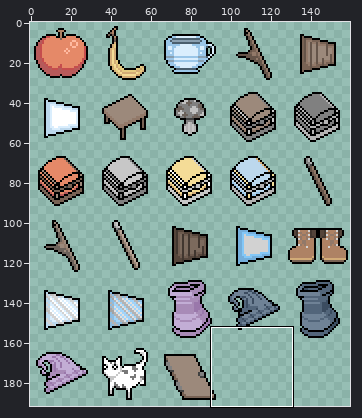
One commit to this sprite sheet: Game1/Content/img/icons_32.png. The first picture is a wide view before the edit; the outline marks the close-up.
Close-up. The starting point:
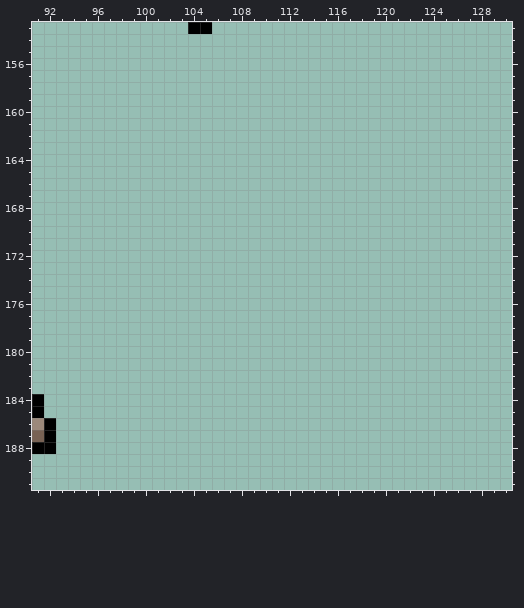
The file is 160x192 pixels. Colours within 5 levels of each other are drawn and written as one. Shown: x 91..130, y 153..191.
The result:
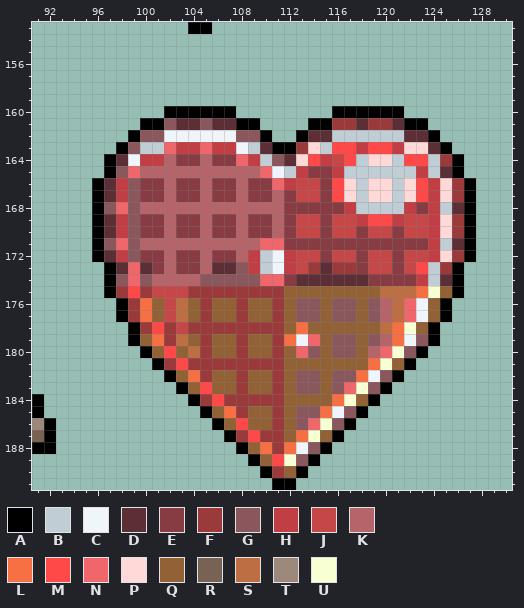
Palette (. is transparent): A #000000  B #c1cdd4  C #eff5fa  D #5c2f36  E #873c43  F #9a3a3a  G #8a575c  H #c13e45  J #c54747  K #b56469  L #f77044  M #ff4949  N #ef666b  P #ffd8d8  Q #926135  R #786254  S #bd6e42  T #9c897b  U #f7ffd3
The exact change:
Changed rows in their new state; - is an unchanged pixel.
first column x 96:
160 ------AAAAAA--------AAAAAA------
161 ----AAGDDGDDAA----AAFFDFFDAA----
162 ---AGGCCCCCCGGA--ADDBBBBBBDDA---
163 --AGBBNHHNHHCBDAAFPBMMHMMHPPDA--
164 -ADCHHKEEKEENHBGDPMHJMBPPBMMBFA-
165 -AGNKKKKKKKKKKNCBHEEHBBBBBBHBDA-
166 ADHGEEKEEKEEKEENHJJEMPBPPBPMHPFA
167 ADHGEEKEEKEEKEEKEJJEMPBPPBPMHPFA
168 AGNGKKKKKKKKKKKKEEEEEHBBBBHEHBDA
169 ADHGEEKEEKEEKEEKEJJEJJHMMHJJHPFA
170 ADHGEEKEEKEEKEEKEJJEJJEJJEJJHPFA
171 AGNGKKKKKKKKKKNNEEEEEEEEEEEEHBDA
172 ADHGEEKEEKEEKHBCHJJEJJEJJEJJHPFA
173 -ADNDEKEEKDDGHBCHJFDFFEJJEJMBFA-
174 -AGNGKKKKGGGGGNNEDDDDDDEEEEHBDA-
175 -AFMFJJJFFFFFFFFQQQQQQQQSSSLUQA-
176 --AFLQJSQFQQFQQFQGGQGGQGKSNCQA--
177 --AFLQJSQFQQFQQFQGGQGGQGKSNCQA--
178 ---AFMFJFFFFFFFFQLQQQQQQSLUQA---
179 ---AQLFSQFQQFQQFLCNQGGQGKLCGA---
180 ----AQMQSFQQFQQFQNGQGGQKNUGA----
181 -----AFMFFFFFFFFQQQQQQQLUQA-----
182 ------AQLFQQFQQFQGGQGGLCGA------
183 -------AQMQQFQQFQGGQGNUGA-------
184 --------AFMFFFFFQQQQLUQA--------
185 ---------AQLFQQFQGGLCGA---------
186 ----------AQMQQFQGNUGA----------
187 -----------AFMFFQLUQA-----------
188 ------------AQLFLCGA------------
189 -------------AQMUGA-------------
190 --------------AFQA--------------
191 ---------------AA---------------
Pixel boxes of the changes (left, top, right, bottom) in both close-ups:
added: (92, 106, 476, 490)
